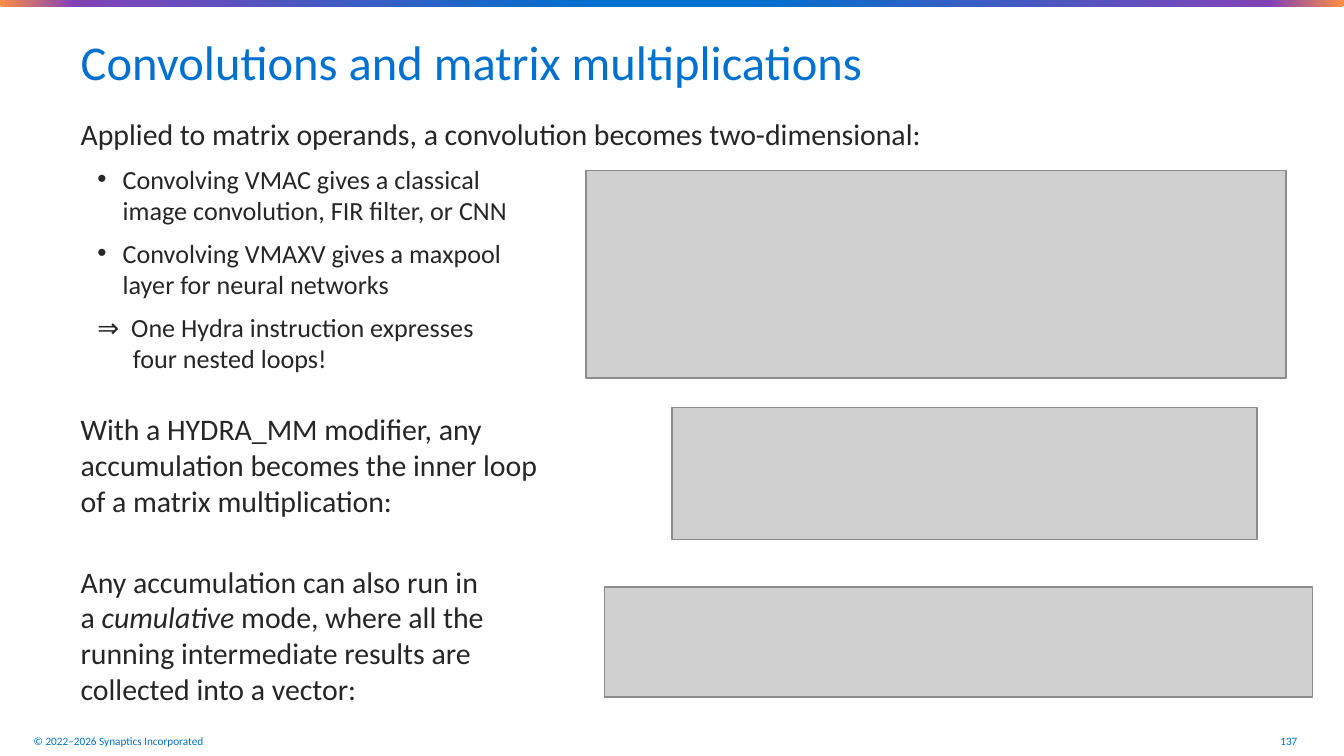
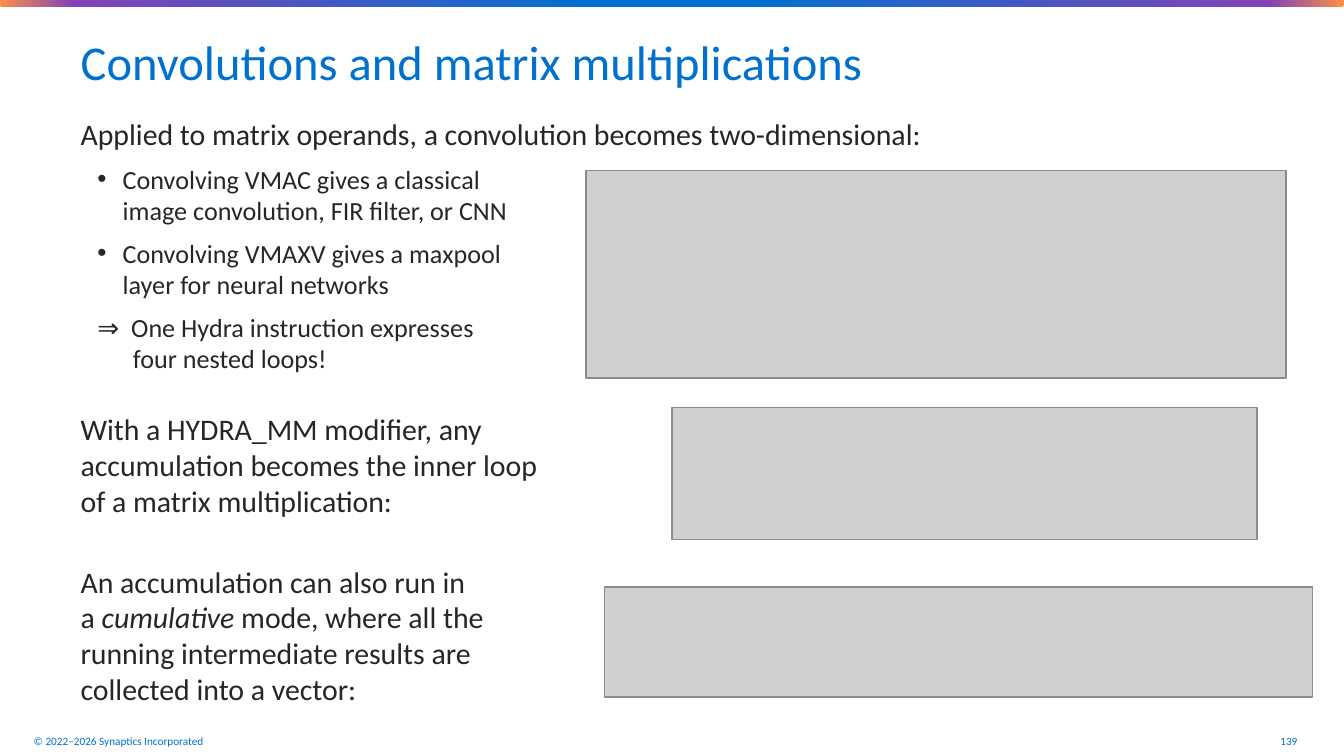
Before and after one commit to synaptics-public/synaptics-hydra, a slide deck: slide 139 of doc/hydra4-architecture-overview.pptx (slide 137 before the commit). Drawn at 1344x756 pixels with LibreOffice and Linux fonts; fonts in the diff are those of the drawing; grey boxes stand for pictures; background and template pictures are left out. Boxes give left, top, right and bottom in pixels: in the first picture for what was removed or moved away, otherwise in the second. Text is boxed around its words. In the diff, an @@ line names an element or a change of style, - is before the commit and + after.

```diff
--- a/doc/hydra4-architecture-overview.pptx
+++ b/doc/hydra4-architecture-overview.pptx
@@ text at bbox=[81, 572, 483, 701]: text changed @@
-Any accumulation can also run in
-a cumulative mode, where all the
-running intermediate results are
-collected into a vector:
+An accumulation can also run in
+a cumulative mode, where all the
+running intermediate results are
+collected into a vector:
```
Also in this commit, not shown: 52 other slides changed, 2 slides added, 1 other file.
